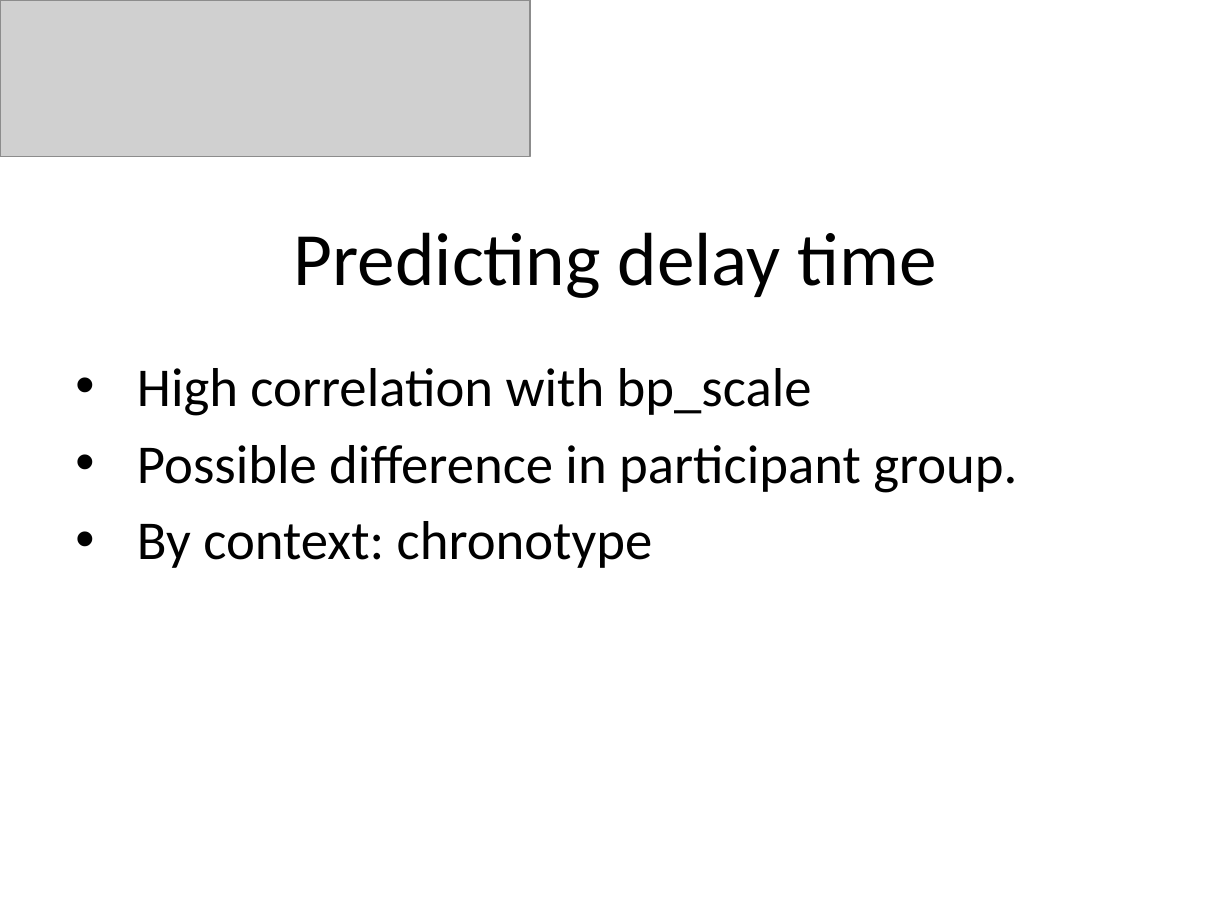
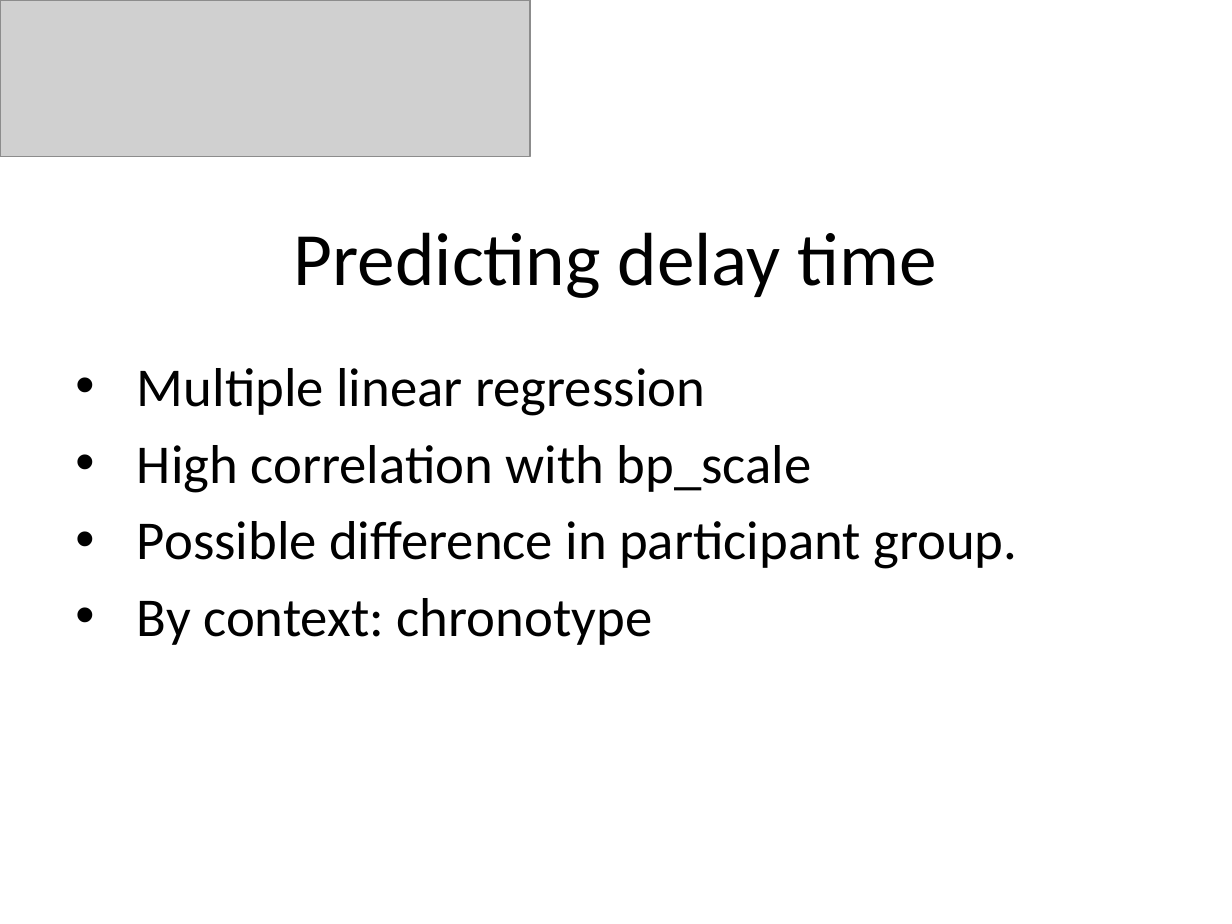
Before and after one commit to JesseSchouten/Project_Big_Data, a slide deck: slide 11 of Report/Presentation.pptx. Drawn at 1232x924 pixels with LibreOffice and Linux fonts; fonts in the diff are those of the drawing; grey boxes stand for pictures. Boxes give left, top, right and bottom in pixels: in the first picture for what was removed or moved away, otherwise in the second. Text is boxed around its words. In the diff, an @@ line names an element or a change of style, - is before the commit and + after.

Commit message:
changes to presentation

```diff
--- a/Report/Presentation.pptx
+++ b/Report/Presentation.pptx
@@ subtitle at bbox=[137, 368, 705, 416]: paragraph added @@
+• Multiple linear regression
```
